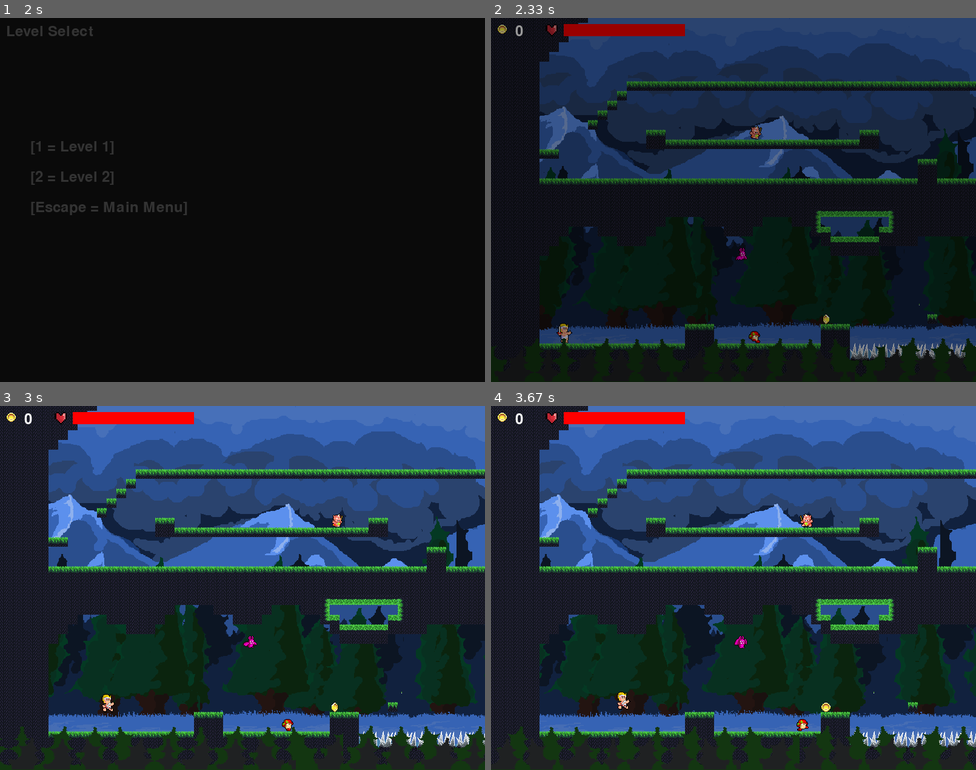
Above: before the commit, frames 1-4 (two rows, left to right).
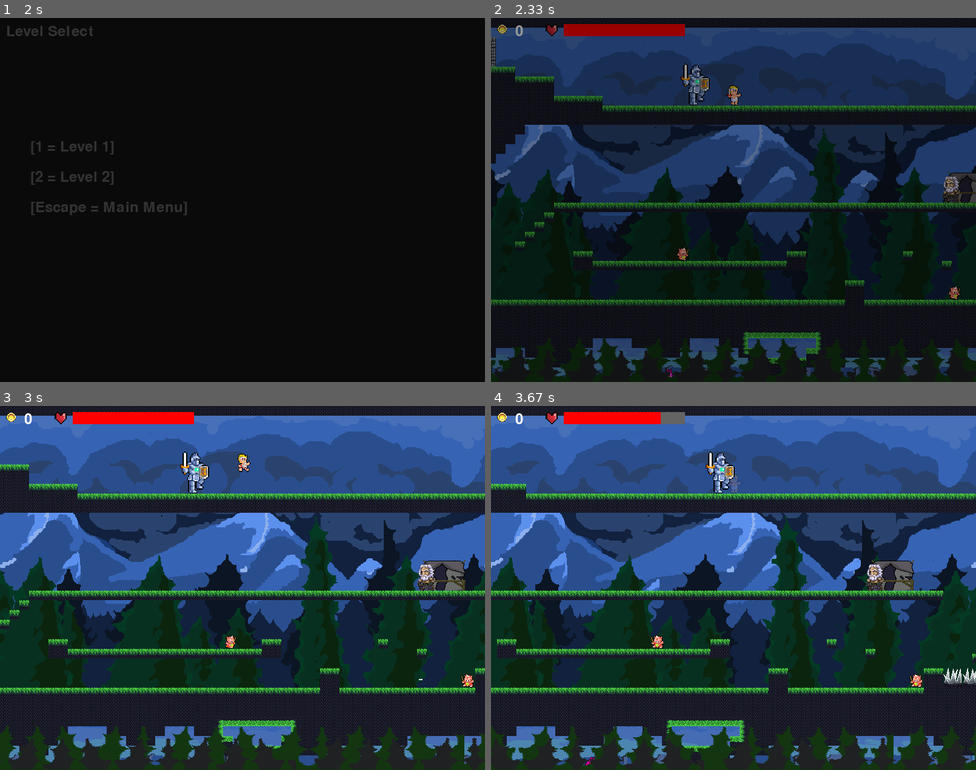
Above: after the commit, the same moments.

Repository: seba2486/pygamerpg
Game: pygame game, started from platformer.py
The game is run twice, just before and just after one commit, with the same random seed, the same clock (stepped at 60 frames per second) and the same inputs.
Inputs:
- Up to frame 1 (2 s): tap Enter at 0.33 s; tap 1 at 1.67 s
- Up to frame 2 (2.33 s): tap Space at 2 s
- Up to frame 3 (3 s): hold D 2.33-2.8 s; hold W from 2.83 s (still down)
- Up to frame 4 (3.67 s): release W at 3.3 s; hold D from 3.33 s (still down)

Frame 1 is identical in both runs. In frame 2, 40% of the frame differs, in the area x 0-100%, y 0-99%; in frame 3, 62%; in frame 4, 63%.

Commit message:
Systema de armas del Boss

Diff:
--- a/engine.py
+++ b/engine.py
@@ -84,12 +84,34 @@
                 enemy.direction = random.choice(["left", "right"])
                 enemy.speed = utils.enemies_speed[enemy.type]
 
-class BossEnemySystem(System):
+class BossAttackSystem(System):
     def check(self, entity):
-        return isinstance(entity, BossEnemy)
-
+        return isinstance(entity, BossEnemy) and entity.state == 'walking'
+
+    def update(self, screen=None, inputStream = None):
+        if self.check(globals.world.boss):
+            self.updateEntity(screen, inputStream, globals.world.boss)
+
+    #Agregar seleccion de ataque
     def updateEntity(self, screen, inputStream, entity):
-        entity.update(globals.player1)
+        if entity.attack_weapon.cooldown > 0:
+            entity.attack_weapon.cooldown -= 1
+            if entity.attack_weapon.cooldown < 200:
+                entity.state = 'walking'
+                entity.intention.attack = False
+        else:
+            print('attack')
+            if entity.is_player_within_aggro_distance(globals.player1):
+                entity.intention.attack = True
+                entity.state = 'attack'
+                if entity.attack_weapon.cooldown == 0:
+                    entity.attack_weapon = random.choice(entity.attack_weapons)
+                    entity.attack_weapon.cooldown = utils.weaponsParams[entity.attack_weapon.name]['cooldown']
+                entity.attack_weapon.attack(entity)
+                entity.attack_cooldown = entity.attack_weapon.cooldown
+
+
+
 
 class TrackingEnemySystem(System):
     def check(self, entity):
@@ -443,7 +465,7 @@
             platform_rect, _, collide = platform  # Unpack the tuple to get the rect
             if platform_rect.colliderect(new_y_rect) and collide:
                 y_collision = True
-                entity.speed = 2
+                entity.speed = utils.enemies_speed['boss']
                 # Adjust to the top of the platform when falling
                 if platform_rect.top > new_y:
                     entity.position.rect.y = platform_rect.top - entity.position.rect.height
@@ -455,7 +477,7 @@
             platform_rect = platform.position.rect  # Unpack the tuple to get the rect
             if platform_rect.colliderect(new_y_rect):
                 y_collision = True
-                entity.speed = 2
+                entity.speed = utils.enemies_speed['boss']
                 # Adjust to the top of the platform when falling
                 if platform_rect.top > new_y:
                     entity.position.rect.y = platform_rect.top - entity.position.rect.height
@@ -735,7 +757,7 @@
                     if projectile in globals.world.projectiles:
                         globals.world.projectiles.remove(projectile)
 
-    # Impacto de proyectiles en enemigos en player
+    # Impacto de proyectiles de enemigos en player
     def projectile_impact_player(self, entity):
         # Impactos de projectiles en enemigos estandar
         for projectile in globals.world.projectiles:
@@ -774,6 +796,7 @@
                 if projectile in globals.world.projectiles:
                     globals.world.projectiles.remove(projectile)
 
+# Actualizar el sistema de batalla del jefe para que funcione con el nuevo sistema de batalla
 class BossBattleSystem():
     def check(self, entity):
         return entity is not None and entity.battle is not None
@@ -789,31 +812,26 @@
 
         player = globals.player1
         boss = globals.world.boss
-        boss_attack = False
-
-        if boss.last_hit_time == 0:
+        #boss_attack = False
+
+        if boss.last_hit_time <= 0:
             boss.invulnerable = False
-            if boss.attack_cooldown > 0:
-                boss.attack_cooldown -= 1
-                if boss.attack_cooldown < 200:
-                    boss.state = 'walking'
-            else:
-                boss_attack = True
+            boss.state = 'walking'
         else:
             if boss.last_hit_time > 0:
                 boss.last_hit_time -= 1
                 boss.state = 'hit'
+                boss.invulnerable = True
 
         # Player colisiona con Boss
         threshold = 5  # Ajustar este valor según sea necesario
         now = pygame.time.get_ticks()
 
-        if boss_attack:
-            boss.state = 'attack'
-            attack_range = 50  # Rango del ataque cuerpo a cuerpo
-            attack_rect = pygame.Rect(boss.position.rect.x - attack_range // 2, boss.position.rect.y - attack_range // 2,
-                                    boss.position.rect.width + attack_range, boss.position.rect.height + attack_range)
-            if attack_rect.colliderect(player.position.rect):
+
+        #Refrescar el tipo de arma para ver si es distancia o melee
+        if boss.state == 'attack':
+
+            if  boss.attack_weapon.hitbox.colliderect(player.position.rect) and boss.attack_weapon.cooldown == 300:
                 print("Boss melee attack hit the player!")
                 invisible = False
                 if player.effect != None:
@@ -831,9 +849,7 @@
                     player.last_hit_time = now
                     if player.animations:
                         player.animations.alpha = 50
-                    player.last_hit_time = now
-
-            boss.attack_cooldown = 300  # Reinicia el cooldown del ataque
+
 
         if utils.center_collide(player.position.rect, boss.position.rect, threshold):
         #if player.position.rect.colliderect(boss.position.rect):
@@ -860,40 +876,17 @@
                     player.last_hit_time = now
                     if player.animations:
                         player.animations.alpha = 50
-                    player.last_hit_time = now
-
-        # Player impacta boss
-        if player.intention.attack and utils.center_collide(player.hitbox, boss.position.rect, threshold):
-        #if entity.hitbox.colliderect(otherEntity.position.rect):
-            globals.soundManager.playSound('enemy_takes_damage')
-            boss.state = 'hit'
-            player.hitbox = pygame.Rect(0, 0, 0, 0)
-            boss.take_damage(player.impact_power)
-
-            print('boss ener', boss.battle.energy)
-
-            if boss.battle.energy == 0:
-                boss.active = False
-                if player.direction == 'left':
-                    pu_pos_x = boss.position.rect.x
-                else:
-                    pu_pos_x = boss.position.rect.x + 15
-                pu_pos_y = boss.position.rect.y - 15
-                BattleSystem.power_up_drop (boss, pu_pos_x, pu_pos_y)
-                globals.world.boss = None
-            else:
-                if player.direction == "right":
-                    utils.enable_movement(boss, boss.position.rect.x + 40, boss.position.rect.y - 15)
-                else:
-                    utils.enable_movement(boss, boss.position.rect.x - 40, boss.position.rect.y - 15)
-
-        # Player impacta boss con projectile
-        for projectile in globals.world.projectiles:
-            if projectile.position.rect.colliderect(boss.position.rect):
+
+        if boss.invulnerable == False:
+            # Player impacta boss
+            if boss.invulnerable == False and player.intention.attack and utils.center_collide(player.attack_weapon.hitbox, boss.position.rect, threshold):
+            #if entity.hitbox.colliderect(otherEntity.position.rect):
                 globals.soundManager.playSound('enemy_takes_damage')
-                boss.state = 'hit'
                 player.hitbox = pygame.Rect(0, 0, 0, 0)
-                boss.battle.energy -= player.impact_power
+                boss.take_damage(player.attack_weapon.power)
+                print('sword power', player.attack_weapon.power)
+
+                print('boss ener', boss.battle.energy)
 
                 if boss.battle.energy == 0:
                     boss.active = False
@@ -905,14 +898,40 @@
                     BattleSystem.power_up_drop (boss, pu_pos_x, pu_pos_y)
                     globals.world.boss = None
                 else:
-                    if entity.direction == "right":
+                    boss.last_hit_time = 100
+                    boss.state = 'hit'
+                    if player.direction == "right":
                         utils.enable_movement(boss, boss.position.rect.x + 40, boss.position.rect.y - 15)
                     else:
                         utils.enable_movement(boss, boss.position.rect.x - 40, boss.position.rect.y - 15)
 
-                # Remover el proyectil una vez que impacta
-                if projectile in globals.world.projectiles:
-                    globals.world.projectiles.remove(projectile)
+            # Player impacta boss con projectile
+            for projectile in globals.world.projectiles:
+                if projectile.owner != boss and projectile.position.rect.colliderect(boss.position.rect):
+                    globals.soundManager.playSound('enemy_takes_damage')
+                    player.hitbox = pygame.Rect(0, 0, 0, 0)
+                    boss.take_damage(player.attack_weapon.power)
+
+                    if boss.battle.energy == 0:
+                        boss.active = False
+                        if player.direction == 'left':
+                            pu_pos_x = boss.position.rect.x
+                        else:
+                            pu_pos_x = boss.position.rect.x + 15
+                        pu_pos_y = boss.position.rect.y - 15
+                        BattleSystem.power_up_drop (boss, pu_pos_x, pu_pos_y)
+                        globals.world.boss = None
+                    else:
+                        boss.last_hit_time = 100
+                        boss.state = 'hit'
+                        if player.direction == "right":
+                            utils.enable_movement(boss, boss.position.rect.x + 40, boss.position.rect.y - 15)
+                        else:
+                            utils.enable_movement(boss, boss.position.rect.x - 40, boss.position.rect.y - 15)
+
+                    # Remover el proyectil una vez que impacta
+                    if projectile in globals.world.projectiles:
+                        globals.world.projectiles.remove(projectile)
 
 
         if now - player.last_hit_time > player.cooldown:
@@ -988,6 +1007,10 @@
                         entity.camera.zoomLevel,
                         e.animations.alpha
                 )
+                # Test Boss Sword
+                # weapon_rect = pygame.Rect(e.attack_weapon.hitbox.x + offsetX, e.attack_weapon.hitbox.y + offsetY, e.attack_weapon.hitbox.width, e.attack_weapon.hitbox.height)
+                # pygame.draw.rect(screen, (255, 0, 0), weapon_rect)
+
 
             #Render MovingPlatforms
             for e in globals.world.movingPlatforms:
@@ -1394,6 +1417,7 @@
 
     def __init__(self):
         super().__init__()
+        self.attack_weapons = []
 
     def is_player_within_aggro_distance(self, player):
         distance = (abs(self.position.rect.x - player.position.rect.x) ** 2 +
@@ -1421,6 +1445,7 @@
 
 class AttackWeapon():
     def __init__(self):
+        self.name = ''
         self.position = None
         self.power = 0
         self.price = 0
@@ -1431,28 +1456,30 @@
         pass
 
 class AttackWeaponSword():
-    def __init__(self):
-        self.position = None
-        self.power = 0
-        self.price = 0
-        self.cooldown = 300
+    def __init__(self, name='', position=None, power=0, price=0, cooldown=300):
+        self.name = name
+        self.position = position
+        self.power = power
+        self.price = price
+        self.cooldown = cooldown
         self.hitbox = pygame.Rect(0, 0, 0, 0)
 
     def attack(self, entity):
         if entity.intention.attack:
             if entity.direction == 'left':
-                entity.hitbox = pygame.Rect(entity.position.rect.x - 10, entity.position.rect.y + 10, 10, 20)
+                entity.attack_weapon.hitbox = pygame.Rect(entity.position.rect.x - 10, entity.position.rect.y + 10, 10, 20)
             else:
-                entity.hitbox = pygame.Rect(entity.position.rect.x + 40, entity.position.rect.y + 10, 10, 20)
-        else:
-            entity.hitbox = pygame.Rect(0, 0, 0, 0)
+                entity.attack_weapon.hitbox = pygame.Rect(entity.position.rect.x + 40, entity.position.rect.y + 10, 10, 20)
+        else:
+            entity.attack_weapon.hitbox = pygame.Rect(0, 0, 0, 0)
 
 class AttackWeaponProjectile():
-    def __init__(self):
-        self.position = None
-        self.power = 0
-        self.price = 0
-        self.cooldown = 500
+    def __init__(self, name='', position=None, power=0, price=0, cooldown=300):
+        self.name = name
+        self.position = position
+        self.power = power
+        self.price = price
+        self.cooldown = cooldown
         self.hitbox = pygame.Rect(0, 0, 0, 0)
 
     def attack(self, entity):
@@ -1497,3 +1524,50 @@
         self.owner = owner
         # Aquí puedes asignar una animación o imagen, por ejemplo:
         # self.animations.add('idle', Animation([tu_imagen_del_proyectil]))
+
+class AttackWeaponBossSword():
+    def __init__(self, name='', position=None, power=0, price=0, cooldown=300):
+        self.name = name
+        self.position = position
+        self.power = power
+        self.price = price
+        self.cooldown = cooldown
+        self.hitbox = pygame.Rect(0, 0, 0, 0)
+
+    def attack(self, entity):
+        if entity.intention.attack:
+            if entity.direction == 'left':
+                entity.attack_weapon.hitbox = pygame.Rect(entity.position.rect.x + 10, entity.position.rect.y + 35, 20, 10)
+            else:
+                entity.attack_weapon.hitbox = pygame.Rect(entity.position.rect.x + 50, entity.position.rect.y + 35, 20, 10)
+
+        else:
+            entity.attack_weapon.hitbox = pygame.Rect(0, 0, 0, 0)
+
+class AttackWeaponBossProjectile():
+    def __init__(self, name='', position=None, power=0, price=0, cooldown=300):
+        self.name = name
+        self.position = position
+        self.power = power
+        self.price = price
+        self.cooldown = cooldown
+        self.hitbox = pygame.Rect(0, 0, 0, 0)
+
+    def attack(self, entity):
+
+        if entity.direction == 'left':
+            x = entity.position.rect.x - 20
+        else:
+            x = entity.position.rect.x + 60
+        y = entity.position.rect.y + 22
+
+        projectile = utils.makeProjectile(
+            x,
+            y,
+            entity.direction,   # o según la dirección del jugador
+            speed=5,
+            damage=10,
+            lifetime=120
+        )
+        projectile.owner = entity
+        globals.world.projectiles.append(projectile)
--- a/platformer.py
+++ b/platformer.py
@@ -24,7 +24,7 @@
 
 globals.soundManager = soundmanager.SoundManager()
 
-#Create Player
+#Create Playerd  d
 globals.player1 = utils.makePlayer(100, 600)
 globals.player1.camera = engine.Camera(0,800,800,600,2000,800)
 globals.player1.camera.entityToTrack = globals.player1
@@ -40,6 +40,7 @@
 
 #************************** Game Loop *****************************
 while running:
+
 
     inputStream.processInput()
     globals.soundManager.update()
--- a/scene.py
+++ b/scene.py
@@ -92,7 +92,7 @@
         self.powerUpSystem = engine.PowerUpSystem()
         self.movingPlatformSystem = engine.MovingPlatformSystem()
         self.trackingEnemySystem = engine.TrackingEnemySystem()
-        self.bossEnemySystem = engine.BossEnemySystem()
+        self.bossAttackSystem = engine.BossAttackSystem()
         self.bossBattleSystem = engine.BossBattleSystem()
         self.bossPhysicsSystem = engine.BossPhysicsSystem()
         self.shopSystem = engine.ShopSystem()
@@ -138,7 +138,7 @@
         self.battleSystem.update()
         self.bossBattleSystem.update()
         self.inputSystem.update(inputStream=inputStream)
-        self.bossEnemySystem.update()
+        self.bossAttackSystem.update()
         self.physicsSystem.update()
         self.bossPhysicsSystem.update()
         self.animationSystem.update()
--- a/utils.py
+++ b/utils.py
@@ -311,7 +311,7 @@
     entity.animations.add('attack', enemyAttackAnimation)
 
     entity.acceleration = 0.2
-    entity.intention = None
+    entity.intention = engine.Intention()
     entity.type = type
     entity.speed = enemies_speed[type]
     entity.direction = 'right'
@@ -326,6 +326,11 @@
     entity.last_hit_time = 0
     entity.aggro_distance = 200  # Distancia a la que el boss detecta al jugador
     entity.impact_power = enemies_power[type]
+    sword = makeAttackWeaponBossSword()
+    projectile = makeAttackWeaponBossProjectile()
+    entity.attack_weapons.append(sword)
+    entity.attack_weapons.append(projectile)
+    entity.attack_weapon = sword
 
     return entity
 
@@ -413,8 +418,8 @@
 def resetPlayer(entity):
     entity.score.score = 0
     entity.battle = engine.Battle(100,100)
-    entity.position.rect.x = 100
-    entity.position.rect.y = 600
+    entity.position.rect.x = 500
+    entity.position.rect.y = 100
     entity.speed = 2
     entity.acceleration = 0.2
     #entity.camera.setWorldPos(300,0)
@@ -432,6 +437,8 @@
     entity.animations.add('walking', entityWalkingAnimation)
     entity.animations.add('jump', entityJumpAnimation)
     entity.animations.add('attack', entityAttackAnimation)
+    entity.attack_weapon = makeAttackWeaponSword()
+
 
 def makePlayer(x, y):
     entity = engine.Player()
@@ -460,7 +467,7 @@
     entity.last_shot_time = 0           # Tiempo del último disparo (inicialmente 0)
     entity.shoot_cooldown = 500         # 500 ms de cooldown entre disparos
     # Seteo de arma
-    entity.attack_weapon = engine.AttackWeaponSword()
+    entity.attack_weapon = makeAttackWeaponSword()
     return entity
 
 pygame.font.init()
@@ -620,3 +627,58 @@
     # Si tienes animaciones específicas para proyectiles, las puedes agregar aquí:
     # projectile.animations.add('idle', Animation([tu_imagen_del_proyectil]))
     return projectile
+
+# Weapon parameters
+attackWeaponSwordParams = {
+    'name' : 'sword',
+    'position' : None,
+    'power' : 10,
+    'price' : 20,
+    'cooldown' : 300,
+}
+
+def makeAttackWeaponSword():
+    attackWeaponSword = engine.AttackWeaponSword(attackWeaponSwordParams['name'], attackWeaponSwordParams['position'], attackWeaponSwordParams['power'], attackWeaponSwordParams['price'], attackWeaponSwordParams['cooldown'])
+    return attackWeaponSword
+
+attackWeaponBossSwordParams = {
+    'name' : 'bossSword',
+    'position' : None,
+    'power' : 20,
+    'price' : 20,
+    'cooldown' : 300,
+}
+
+def makeAttackWeaponBossSword():
+    attackWeaponSword = engine.AttackWeaponBossSword(attackWeaponBossSwordParams['name'], attackWeaponBossSwordParams['position'], attackWeaponBossSwordParams['power'], attackWeaponBossSwordParams['price'], attackWeaponBossSwordParams['cooldown'])
+    return attackWeaponSword
+
+attackWeaponProjectileParams = {
+    'name' : 'projectile',
+    'position' : None,
+    'power' : 5,
+    'price' : 20,
+    'cooldown' : 300,
+}
+
+def makeAttackWeaponProjectile():
+    attackWeaponProjectile = engine.AttackWeaponProjectile(attackWeaponBossProjectileParams['name'], attackWeaponProjectileParams['position'], attackWeaponProjectileParams['power'], attackWeaponProjectileParams['price'], attackWeaponProjectileParams['cooldown'])
+    return attackWeaponProjectile
+
+attackWeaponBossProjectileParams = {
+    'name' : 'bossProjectile',
+    'position' : None,
+    'power' : 5,
+    'price' : 20,
+    'cooldown' : 300,
+}
+
+def makeAttackWeaponBossProjectile():
+    attackWeaponBossProjectile = engine.AttackWeaponBossProjectile(attackWeaponBossProjectileParams['name'], attackWeaponBossProjectileParams['position'], attackWeaponBossProjectileParams['power'], attackWeaponBossProjectileParams['price'], attackWeaponBossProjectileParams['cooldown'])
+    return attackWeaponBossProjectile
+
+weaponsParams = {'sword': attackWeaponBossSwordParams,
+                 'projectile': attackWeaponProjectileParams,
+                 'bossSword': attackWeaponBossSwordParams,
+                 'bossProjectile': attackWeaponBossProjectileParams
+                 }
